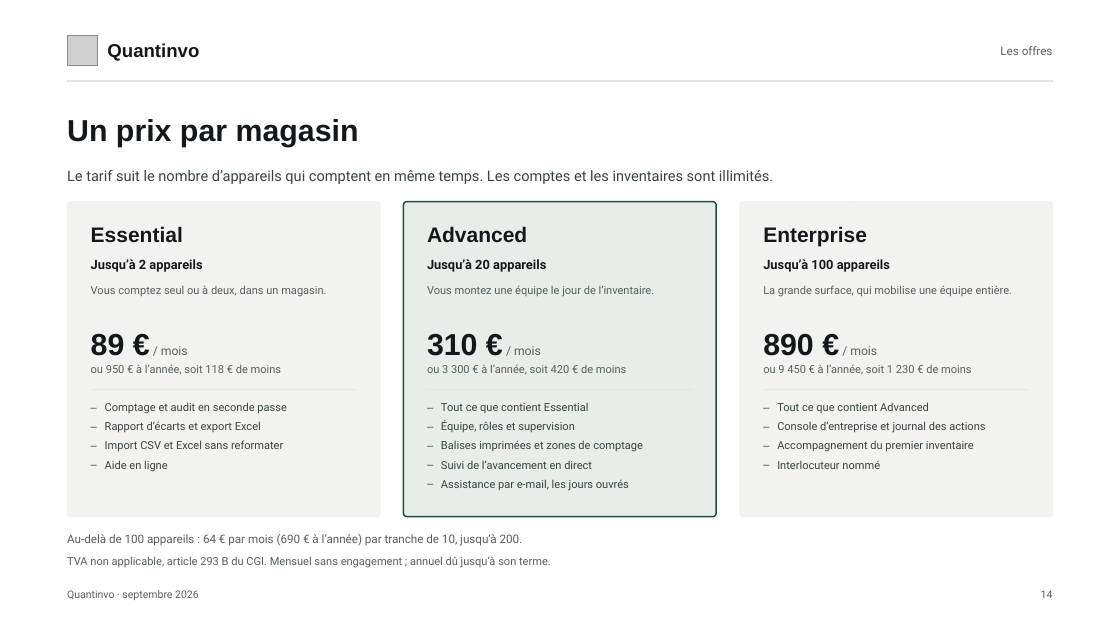
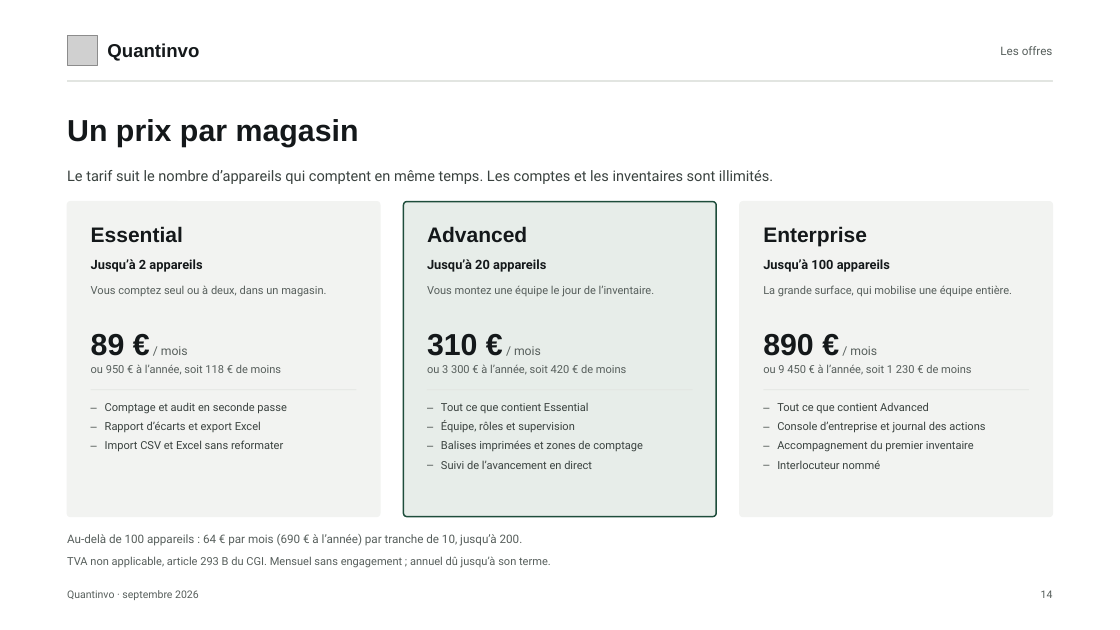
Before and after one commit to devkaylab/Inventaire, a slide deck: slide 14 of docs/entreprise/deck/Quantinvo-commercial-marque.pptx. Drawn at 1120x630 pixels with LibreOffice and Linux fonts; fonts in the diff are those of the drawing; grey boxes stand for pictures. Boxes give left, top, right and bottom in pixels: in the first picture for what was removed or moved away, otherwise in the second. Text is boxed around its words. In the diff, an @@ line names an element or a change of style, - is before the commit and + after.

```diff
--- a/docs/entreprise/deck/Quantinvo-commercial-marque.pptx
+++ b/docs/entreprise/deck/Quantinvo-commercial-marque.pptx
@@ text at [105, 460, 168, 472]: paragraph removed @@
-– Aide en ligne
@@ text at [441, 479, 629, 490]: paragraph removed @@
-– Assistance par e-mail, les jours ouvrés
```
Also in this commit, not shown: 4 other files.
